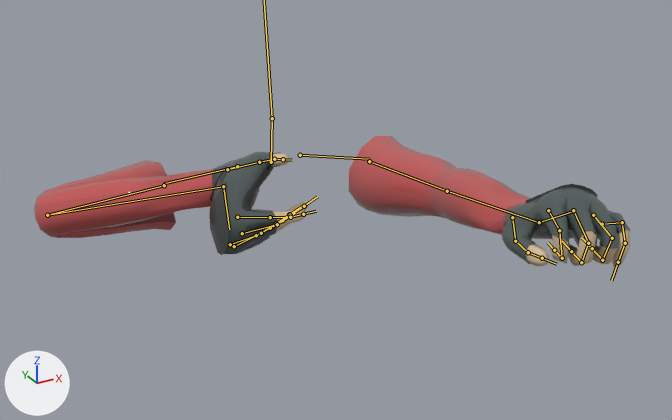
Two versions of the FBX model Assets/anim/Type 100/Hands/Fire.fbx, one commit apart.
Both versions are drawn from a camera (50 mm lens) standing at (-3.24, -7.17, 9.46) and looking at (-0.34, -1.89, 6.82). The lights are fixed; the arrows at lower left show +X, +Y and +Z. Both versions are drawn at frame 1 of the action 'metarig|Fire_Hand_Type100'; the numbers are the values there. The bones that bend it are drawn over the model as lines.

In view in the first picture: 'Character Mesh'.
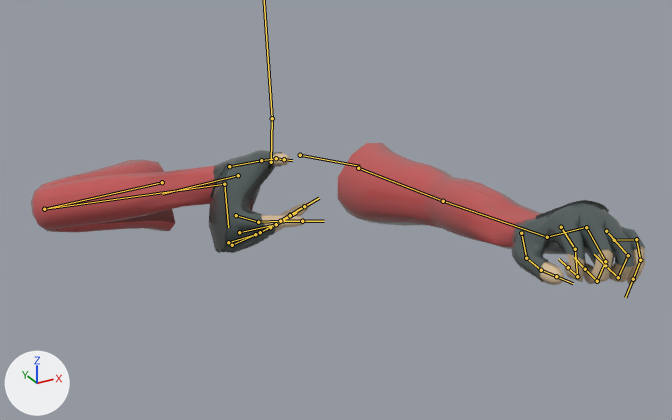
Commit message: type 100 work

Changed parts and their boxes (x1, y1, x2, y2) in the pictures (672 x 420 px):
'Character Mesh', posed (8% taller): before (34, 136, 630, 268); after (31, 143, 646, 285)
bone 'shoulder.L', root to tip: before (300, 155) to (370, 159); after (300, 155) to (359, 166)
bone 'upper_arm.L', root to tip: before (369, 161) to (447, 191); after (358, 168) to (443, 201)
bone 'shoulder.R', root to tip: before (237, 166) to (164, 183); after (238, 175) to (162, 194)
bone 'upper_arm.R', root to tip: before (164, 185) to (47, 215); after (162, 182) to (44, 209)
bone 'forearm.R', root to tip: before (47, 215) to (223, 186); after (44, 209) to (224, 184)
bone 'hand.R', root to tip: before (223, 186) to (229, 229); after (224, 184) to (228, 227)
bone 'Index1.R', root to tip: before (237, 217) to (270, 217); after (236, 215) to (258, 222)
bone 'Index2.R', root to tip: before (270, 217) to (290, 217); after (258, 222) to (280, 221)
bone 'Index3.R', root to tip: before (290, 217) to (303, 214); after (280, 221) to (302, 221)

The change, as a diff of the scene's bpy script:
```diff
--- a/Assets/anim/Type 100/Hands/Fire.fbx.py
+++ b/Assets/anim/Type 100/Hands/Fire.fbx.py
@@ bone_shoulder_l @@
 bone_shoulder_l = bpy.data.objects['metarig'].pose.bones['shoulder.L']
-bone_shoulder_l.rotation_quaternion = (0.71, -0.135, -0.487, -0.49)  # degrees (30, -55, -85)
+bone_shoulder_l.rotation_quaternion = (0.681, -0.223, -0.43, -0.549)  # degrees (18, -56, -87)
@@ bone_upper_arm_l @@
 bone_upper_arm_l = bpy.data.objects['metarig'].pose.bones['upper_arm.L']  # child of 'shoulder.L'
-bone_upper_arm_l.rotation_quaternion = (0.723, 0.446, 0.428, -0.309)  # degrees (58, 63, -8)
+bone_upper_arm_l.rotation_quaternion = (0.773, 0.346, 0.48, -0.226)  # degrees (47, 64, -2)
@@ bone_shoulder_r @@
 bone_shoulder_r = bpy.data.objects['metarig'].pose.bones['shoulder.R']
-bone_shoulder_r.location = (0.0, 0.0, 0.0)
-bone_shoulder_r.rotation_quaternion = (0.615, 0.29, 0.718, -0.146)  # degrees (-36, 104, -73)
+bone_shoulder_r.location = (0.002, 0.01, -0.019)
+bone_shoulder_r.rotation_quaternion = (0.642, 0.266, 0.709, -0.118)  # degrees (-50, 103, -82)
@@ bone_upper_arm_r @@
 bone_upper_arm_r = bpy.data.objects['metarig'].pose.bones['upper_arm.R']  # child of 'shoulder.R'
-bone_upper_arm_r.location = (0.0, 0.0, 0.0)
-bone_upper_arm_r.rotation_quaternion = (0.672, 0.38, -0.009, 0.635)  # degrees (35, -30, 77)
+bone_upper_arm_r.location = (0.012, -0.009, 0.028)
+bone_upper_arm_r.rotation_quaternion = (0.698, 0.368, 0.028, 0.614)  # degrees (37, -24, 74)
@@ bone_forearm_r @@
 bone_forearm_r = bpy.data.objects['metarig'].pose.bones['forearm.R']  # child of 'upper_arm.R'
-bone_forearm_r.rotation_quaternion = (0.599, 0.38, -0.005, 0.705)  # degrees (32, -33, 90)
+bone_forearm_r.rotation_quaternion = (0.598, 0.343, -0.009, 0.724)  # degrees (27, -31, 93)
@@ bone_hand_r @@
 bone_hand_r = bpy.data.objects['metarig'].pose.bones['hand.R']  # child of 'forearm.R'
-bone_hand_r.rotation_quaternion = (0.743, -0.541, 0.268, -0.289)  # degrees (-74, 5, -46)
+bone_hand_r.rotation_quaternion = (0.732, -0.546, 0.256, -0.316)  # degrees (-74, 2, -48)
@@ bone_index1_r @@
 bone_index1_r = bpy.data.objects['metarig'].pose.bones['Index1.R']  # child of 'hand.R'
-bone_index1_r.rotation_quaternion = (0.838, 0.309, -0.025, 0.449)  # degrees (32, -19, 51)
+bone_index1_r.rotation_quaternion = (0.916, 0.331, 0.085, 0.211)  # degrees (40, 1, 26)
@@ bone_index2_r @@
 bone_index2_r = bpy.data.objects['metarig'].pose.bones['Index2.R']  # child of 'Index1.R'
-bone_index2_r.rotation_quaternion = (0.971, -0.068, -0.072, 0.219)  # degrees (-9, -6, 26)
+bone_index2_r.rotation_quaternion = (0.908, -0.05, -0.05, 0.412)  # degrees (-8, -3, 49)
@@ bone_index3_r @@
 bone_index3_r = bpy.data.objects['metarig'].pose.bones['Index3.R']  # child of 'Index2.R'
-bone_index3_r.rotation_quaternion = (0.942, -0.01, 0.052, 0.33)  # degrees (1, 6, 39)
+bone_index3_r.rotation_quaternion = (0.989, -0.044, 0.046, 0.137)  # degrees (-4, 6, 16)
```
